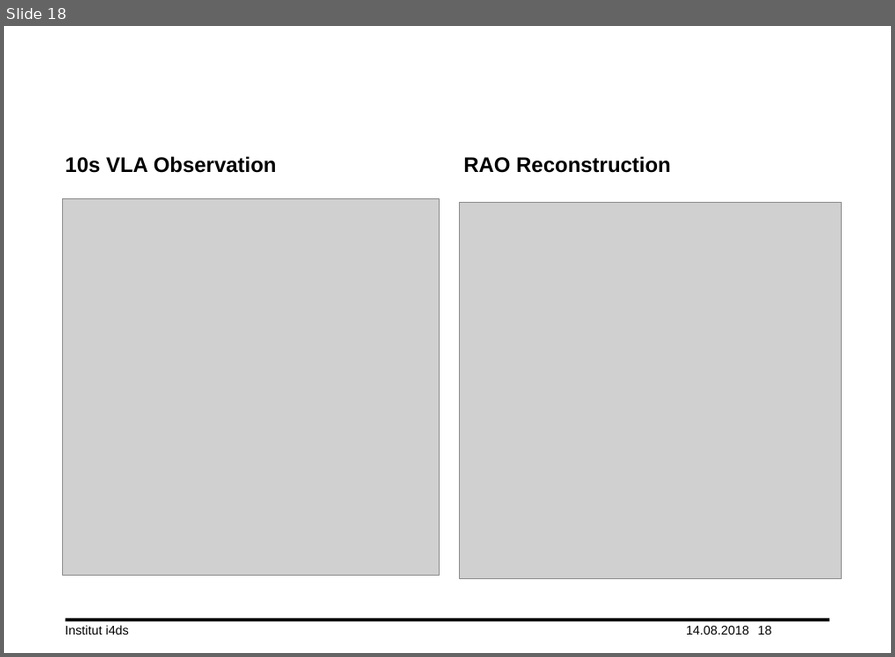
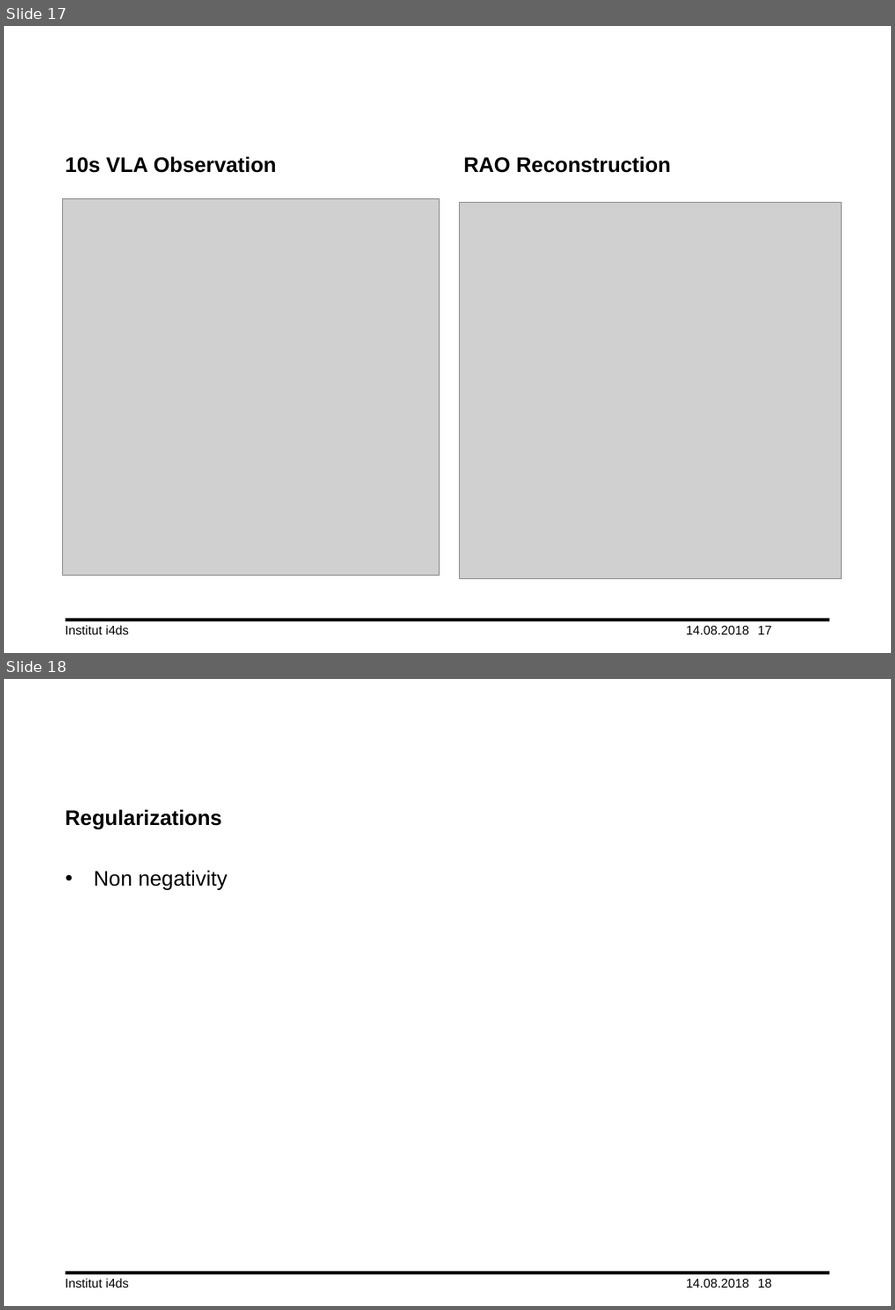
Before and after one commit to lord-blueberry/p7-doc, a slide deck: ppt/praes.pptx. Shown one above the other, each under a label of ours: slide 18 before the commit, slides 17 and 18 after it. The pictures are 895x657 and 895x1310 pixels, drawn with LibreOffice and Linux fonts; fonts in the diff are those of the drawing; grey boxes stand for pictures; background and template pictures are left out. Boxes give left, top, right and bottom in pixels: in the first picture for what was removed or moved away, otherwise in the second. Text is boxed around its words. In the diff, an @@ line names an element or a change of style, - is before the commit and + after.

```diff
--- a/ppt/praes.pptx
+++ b/ppt/praes.pptx
@@ slide 18 added at <box>4,679,891,1306</box>, background #FFFFFF; not listed: 1 template element that a slide beside it also shows @@
@@ title added at <box>65,809,221,829</box>, 20 pt, text #000000, bold @@
+Regularizations
@@ text added at <box>94,870,228,890</box>, 20 pt, text #000000 @@
+• Non negativity
@@ text added at <box>65,1278,129,1288</box>, 12 pt, text #000000 @@
+Institut i4ds
@@ text added at <box>686,1279,749,1288</box>, 12 pt, text #000000 @@
+14.08.2018
@@ page number added at <box>758,1279,772,1288</box>, 12 pt, text #000000 @@
+18
@@ what was slide 18 is now slide 17 @@
@@ page number at <box>758,626,772,635</box>: text changed @@
-18
+17
```
Also in this commit, not shown: 8 slides changed, 1 other slide added.
